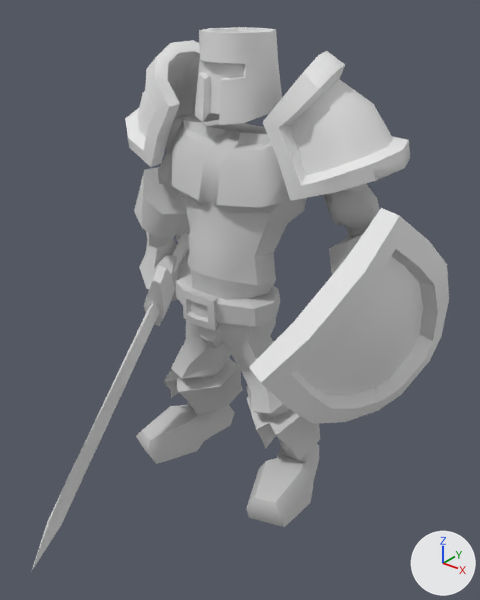
The FBX model Assets/Meshes/Swordman.FBX as it was, and as the next commit left it.
One viewpoint serves both versions: a 50 mm lens placed at (1.58, -1.9, 2.06), pointed at (0.14, -0.11, 0.94). Arrows for +X, +Y and +Z are at lower right; the lights stay in place. Where no turn or scale is listed for an object, it has been applied to the vertices.

The first picture shows 'Sword_ArmL', 'Sword_ArmR', 'Sword_Body', 'Sword_Head', 'Sword_Shield', 'Sword_ShoulderL', 'Sword_ShoulderR', 'Sword_Trousers', 'Sword_sword'.
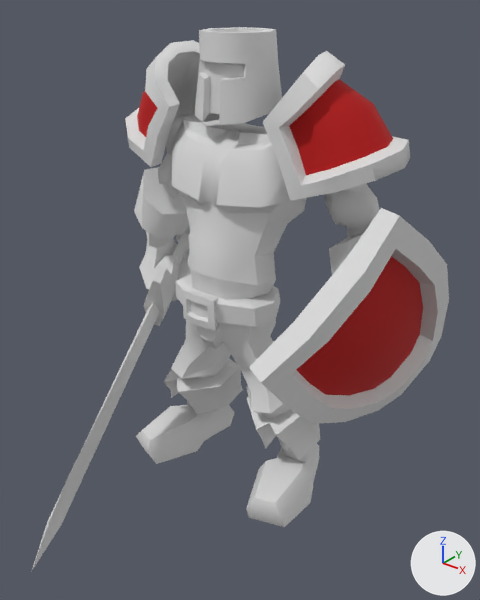
The change, as JSON lines over the scene's bpy script:
```json
{"op": "set", "path": "mat_01___default.base_color", "old": "(0.588, 0.588, 0.588)", "new": "(0.718, 0.718, 0.718)", "note": "light grey #cacaca -> light grey #dcdcdc"}
{"op": "add", "block": "mat_material__0", "code": ["mat_material__0 = principled_material('Material #0')", "mat_material__0.base_color = (0.588, 0.588, 0.588)  # light grey #cacaca", "mat_material__0.roughness = 0.859"]}
{"op": "add", "block": "mat_alliancecolor", "code": ["mat_alliancecolor = principled_material('AllianceColor')", "mat_alliancecolor.base_color = (0.475, 0.0, 0.0)  # red #b70000", "mat_alliancecolor.roughness = 0.859"]}
{"block": "me_sword_shoulderr_ncl1_1", "where": "me_sword_shoulderr_ncl1_1.from_pydata(...)  # 84 vertices, 164 faces; spans x -0.673..-0.152, y -0.239..0.237, z -0.242..0.222"}
{"block": "me_sword_shoulderr_ncl1_1", "where": "# used by ob_sword_shoulderr; location = (0.013, 0.171, 1.609)"}
{"block": "me_sword_shoulderr_ncl1_1", "change": "me_sword_shoulderr_ncl1_1 part 1: 28 of the faces centred in x -0.572..-0.292, y -0.18..0.166, z -0.102..0.107 switch from no material to mat_alliancecolor (red #b70000)"}
{"block": "me_sword_shoulderr_ncl1_1", "change": "me_sword_shoulderr_ncl1_1 part 2: 136 of the faces centred in x -0.657..-0.185, y -0.236..0.232, z -0.222..0.207 switch from no material to mat_01___default (light grey #dcdcdc)"}
{"block": "me_sword_shield_ncl1_1", "where": "me_sword_shield_ncl1_1.from_pydata(...)  # 64 vertices, 124 faces; spans x -0.037..0.305, y -0.63..0.443, z -0.483..0.549"}
{"block": "me_sword_shield_ncl1_1", "where": "# used by ob_sword_shield; location = (0.451, 0.199, 0.826)"}
{"block": "me_sword_shield_ncl1_1", "change": "me_sword_shield_ncl1_1 part 5: 24 of the faces centred in x 0.077..0.221, y -0.376..0.231, z -0.283..0.293 switch from no material to mat_alliancecolor (red #b70000)"}
{"block": "me_sword_shield_ncl1_1", "change": "me_sword_shield_ncl1_1 part 6: 98 of the faces centred in x -0.004..0.292, y -0.573..0.416, z -0.451..0.506 switch from no material to mat_01___default (light grey #dcdcdc)"}
{"op": "add", "block": "me_sword_shield_ncl1_1", "code": "me_sword_shield_ncl1_1.materials.append(mat_material__0)  # light grey #cacaca"}
{"block": "me_sword_shoulderl_ncl1_1", "where": "me_sword_shoulderl_ncl1_1.from_pydata(...)  # 84 vertices, 164 faces; spans x 0.096..0.62, y -0.252..0.223, z -0.244..0.221"}
{"block": "me_sword_shoulderl_ncl1_1", "where": "# used by ob_sword_shoulderl; location = (0.013, 0.171, 1.609)"}
{"block": "me_sword_shoulderl_ncl1_1", "change": "me_sword_shoulderl_ncl1_1 part 3: 28 of the faces centred in x 0.236..0.521, y -0.196..0.15, z -0.104..0.105 switch from no material to mat_alliancecolor (red #b70000)"}
{"block": "me_sword_shoulderl_ncl1_1", "change": "me_sword_shoulderl_ncl1_1 part 4: 136 of the faces centred in x 0.13..0.603, y -0.249..0.216, z -0.223..0.206 switch from no material to mat_01___default (light grey #dcdcdc)"}
{"block": "me_sword_sword_ncl1_1", "where": "me_sword_sword_ncl1_1.from_pydata(...)  # 57 vertices, 98 faces; spans x -0.176..0.312, y -1.038..0.41, z -0.655..0.319"}
{"op": "add", "block": "me_sword_sword_ncl1_1", "code": "me_sword_sword_ncl1_1.materials.append(mat_01___default)  # light grey #dcdcdc"}
{"block": "me_sword_head_ncl1_1", "where": "me_sword_head_ncl1_1.from_pydata(...)  # 59 vertices, 114 faces; spans x -0.157..0.157, y -0.162..0.155, z -0.008..0.292"}
{"op": "add", "block": "me_sword_head_ncl1_1", "code": "me_sword_head_ncl1_1.materials.append(mat_01___default)  # light grey #dcdcdc"}
```

Location of each change, (x1, y1, x2, y2) in pixels of the pictures (480 x 600 px):
```json
{"object": "Sword_Shield", "change": "recoloured", "before": [250, 208, 449, 417], "after": [250, 208, 449, 417]}
{"object": "Sword_Trousers", "change": "recoloured", "before": [136, 274, 320, 527], "after": [136, 274, 320, 527]}
{"object": "Sword_Body", "change": "recoloured", "before": [172, 120, 306, 300], "after": [172, 120, 306, 300]}
{"object": "Sword_ShoulderL", "change": "recoloured", "before": [267, 65, 405, 188], "after": [267, 65, 405, 188], "on screen": "grey to red"}
{"object": "Sword_ShoulderR", "change": "recoloured", "before": [125, 87, 219, 151], "after": [125, 87, 219, 151]}
{"object": "Sword_ArmR", "change": "recoloured", "before": [134, 119, 205, 301], "after": [134, 119, 205, 301]}
{"part": 1, "of": "me_sword_shoulderr_ncl1_1", "change": "recoloured", "before": [137, 91, 157, 137], "after": [137, 91, 157, 137], "on screen": "grey to red"}
{"part": 2, "of": "me_sword_shoulderr_ncl1_1", "change": "recoloured", "before": [125, 40, 219, 167], "after": [125, 40, 219, 167]}
{"part": 3, "of": "me_sword_shoulderl_ncl1_1", "change": "recoloured", "before": [289, 79, 393, 175], "after": [289, 79, 393, 175], "on screen": "grey to red"}
{"part": 4, "of": "me_sword_shoulderl_ncl1_1", "change": "recoloured", "before": [263, 51, 410, 201], "after": [263, 51, 410, 201]}
{"part": 5, "of": "me_sword_shield_ncl1_1", "change": "recoloured", "before": [296, 256, 423, 396], "after": [296, 256, 423, 396], "on screen": "grey to red"}
{"part": 6, "of": "me_sword_shield_ncl1_1", "change": "recoloured", "before": [249, 208, 449, 424], "after": [249, 208, 449, 424]}
```
